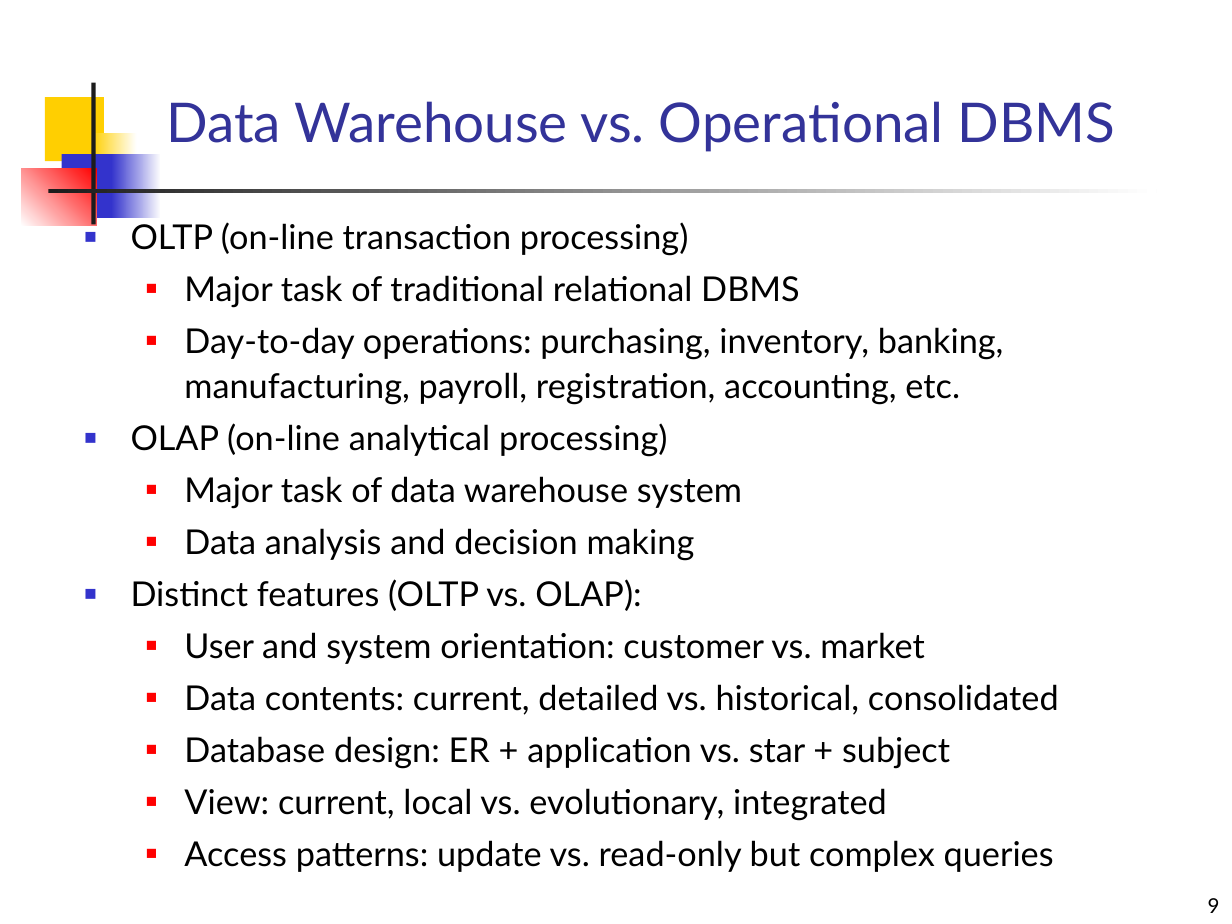
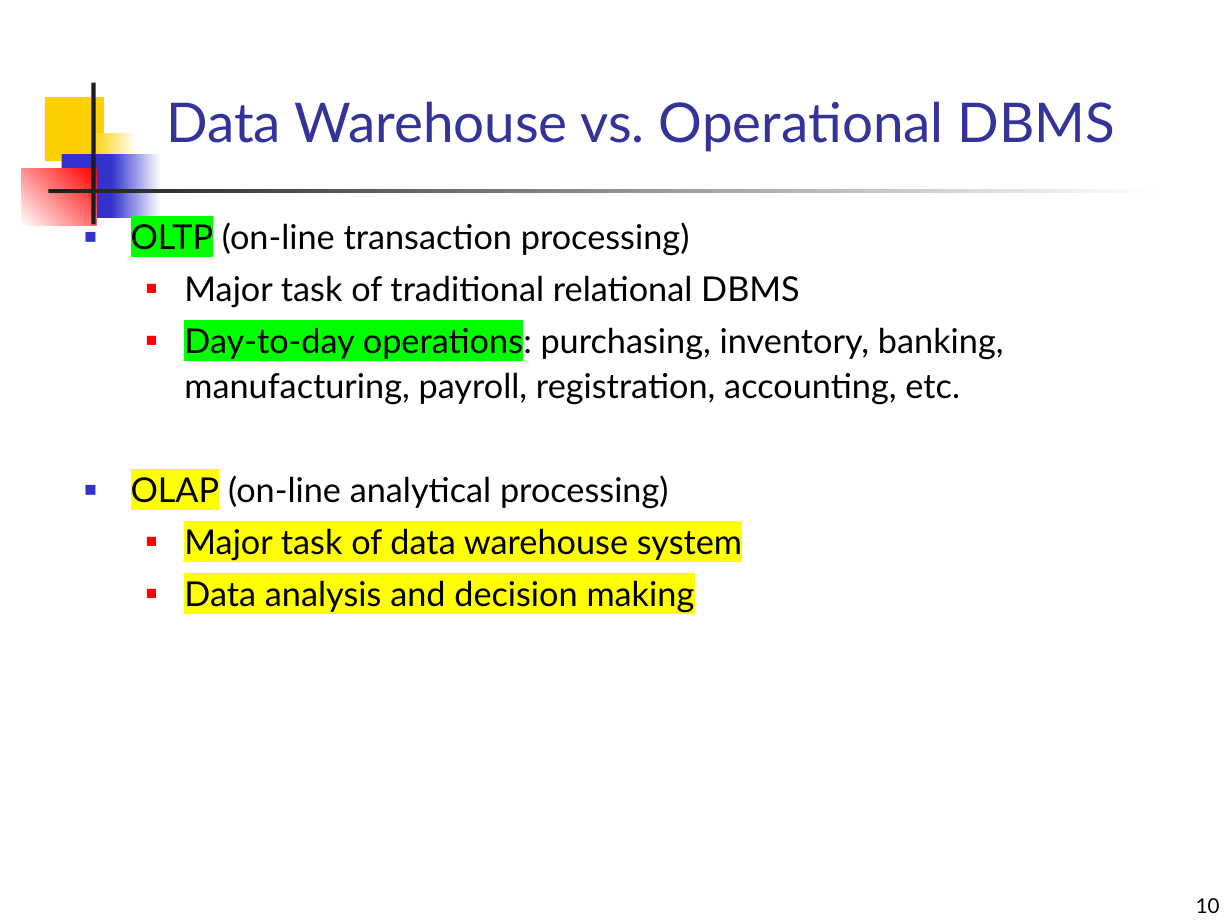
Before and after one commit to mahmoudparsian/data-warehousing-and-business-intelligence, a slide deck: slide 10 of resources/class_lectures/review/introduction_to_data_warehousing.pptx (slide 9 before the commit). Drawn at 1232x924 pixels with LibreOffice and Linux fonts; fonts in the diff are those of the drawing. Boxes give left, top, right and bottom in pixels: in the first picture for what was removed or moved away, otherwise in the second. Text is boxed around its words. In the diff, an @@ line names an element or a change of style, - is before the commit and + after.

```diff
--- a/resources/class_lectures/review/introduction_to_data_warehousing.pptx
+++ b/resources/class_lectures/review/introduction_to_data_warehousing.pptx
@@ text at box(131, 220, 1004, 613): highlight none to #00FF00 in "OLTP", "Day-to-day operations:"; highlight none to #FFFF00 in "OLAP", "Major task of data warehouse system", "Data analysis and decision making" @@
@@ text at box(131, 579, 1059, 872): paragraphs removed @@
-■ Distinct features (OLTP vs. OLAP):
-  ■ User and system orientation: customer vs. market
-  ■ Data contents: current, detailed vs. historical, consolidated
-  ■ Database design: ER + application vs. star + subject
-  ■ View: current, local vs. evolutionary, integrated
-  ■ Access patterns: update vs. read-only but complex queries
@@ page number at box(1196, 898, 1220, 913): text changed @@
-9
+10
```
Also in this commit, not shown: 7 other slides changed, 4 slides added.
